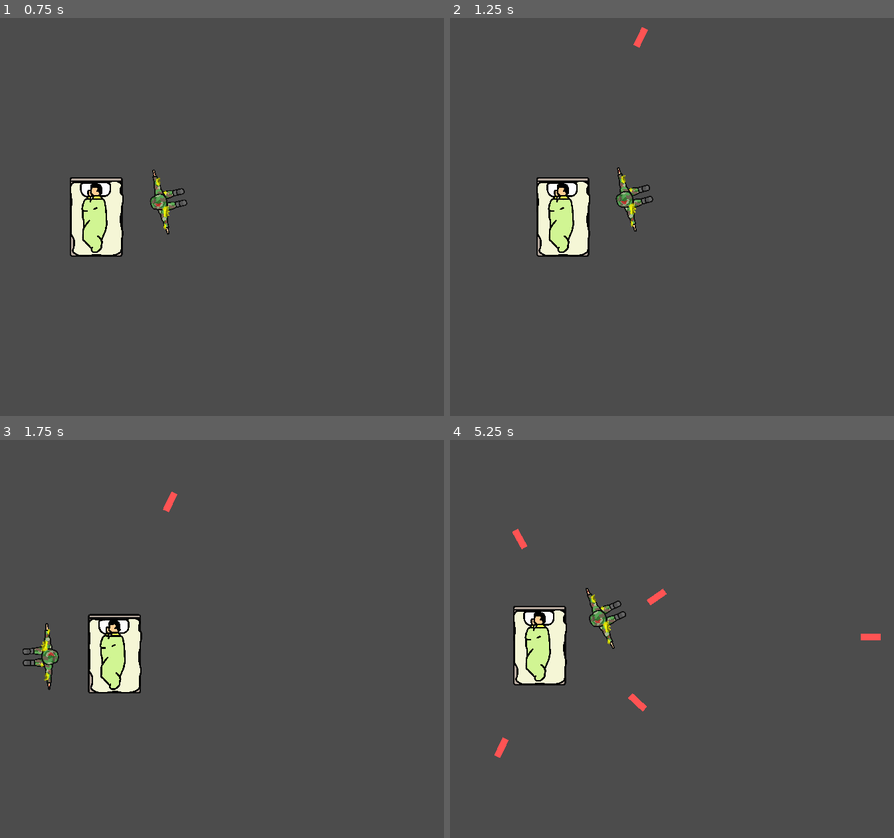
Above: before the commit, frames 1-4 (two rows, left to right).
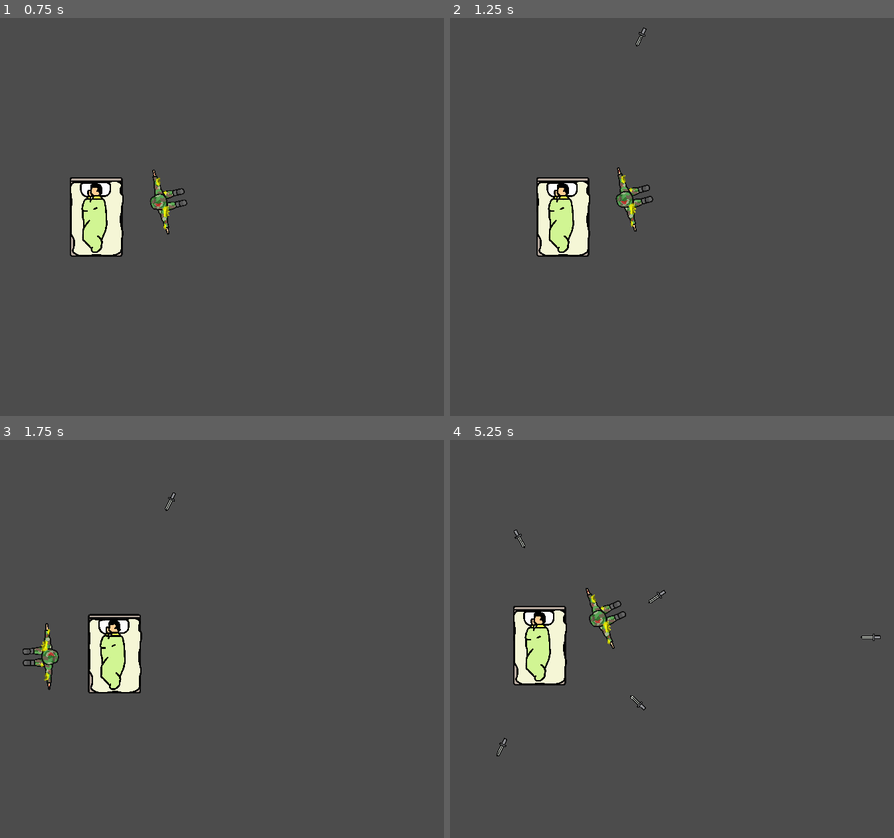
Above: after the commit, the same moments.

Repository: honoriocassiano/the-silent-protector-simulator
Game: Godot game, scene res://Main.tscn
Two runs of this game, one before a commit and one after it. Both use one fixed random seed, a clock stepped at 60 frames per second and the inputs below.
Inputs (mouse positions are in pixels of both pictures, inside the frame that each line leads up to):
- Up to frame 1 (0.75 s): move the mouse to (293, 197) at 0.52 s; hold Right (move_right) from 0.53 s (still down)
- Up to frame 2 (1.25 s): keep holding Right (move_right)
- Up to frame 3 (1.75 s): move the mouse to (71, 658) at 1.27 s; release Right (move_right) at 1.28 s; hold Down (move_down) from 1.28 s (still down)
- Up to frame 4 (5.25 s): move the mouse to (680, 551) at 2.02 s; release Down (move_down) at 2.03 s; hold Right (move_right) 2.03-2.78 s; move the mouse to (600, 718) at 2.77 s; hold Up (move_up) 2.78-3.53 s; move the mouse to (787, 698) at 3.52 s; hold Left (move_left) 3.53-5.03 s; move the mouse to (467, 579) at 4.27 s; move the mouse to (654, 639) at 5.02 s; hold Down (move_down) from 5.03 s (still down)

Frame 1 is identical in both runs. In frame 2, less than 0.1% of the frame differs, in the area x 41-45%, y 2-8%; in frame 3, less than 0.1%; in frame 4, 0.4%, in the area x 10-98%, y 22-80%.

Commit message:
Make dagger use its sprite

Diff:
--- a/Shoot.tscn
+++ b/Shoot.tscn
@@ -1,9 +1,10 @@
-[gd_scene load_steps=3 format=2]
+[gd_scene load_steps=4 format=2]
 
 [ext_resource path="res://Shoot.gd" type="Script" id=1]
+[ext_resource path="res://art/weapons/dagger.png" type="Texture" id=2]
 
 [sub_resource type="RectangleShape2D" id=1]
-extents = Vector2( 5, 15 )
+extents = Vector2( 2.98819, 15 )
 
 [node name="Area2D" type="RigidBody2D"]
 collision_layer = 2
@@ -14,15 +15,9 @@
 [node name="CollisionShape2D" type="CollisionShape2D" parent="."]
 shape = SubResource( 1 )
 
-[node name="ColorRect" type="ColorRect" parent="."]
-margin_left = -5.0
-margin_top = -15.0
-margin_right = 5.0
-margin_bottom = 15.0
-color = Color( 1, 0.32549, 0.32549, 1 )
-__meta__ = {
-"_edit_use_anchors_": false
-}
+[node name="Sprite" type="Sprite" parent="."]
+scale = Vector2( 0.045, 0.045 )
+texture = ExtResource( 2 )
 
 [node name="VisibilityNotifier2D" type="VisibilityNotifier2D" parent="."]
 rect = Rect2( -5, -15, 10, 30 )
